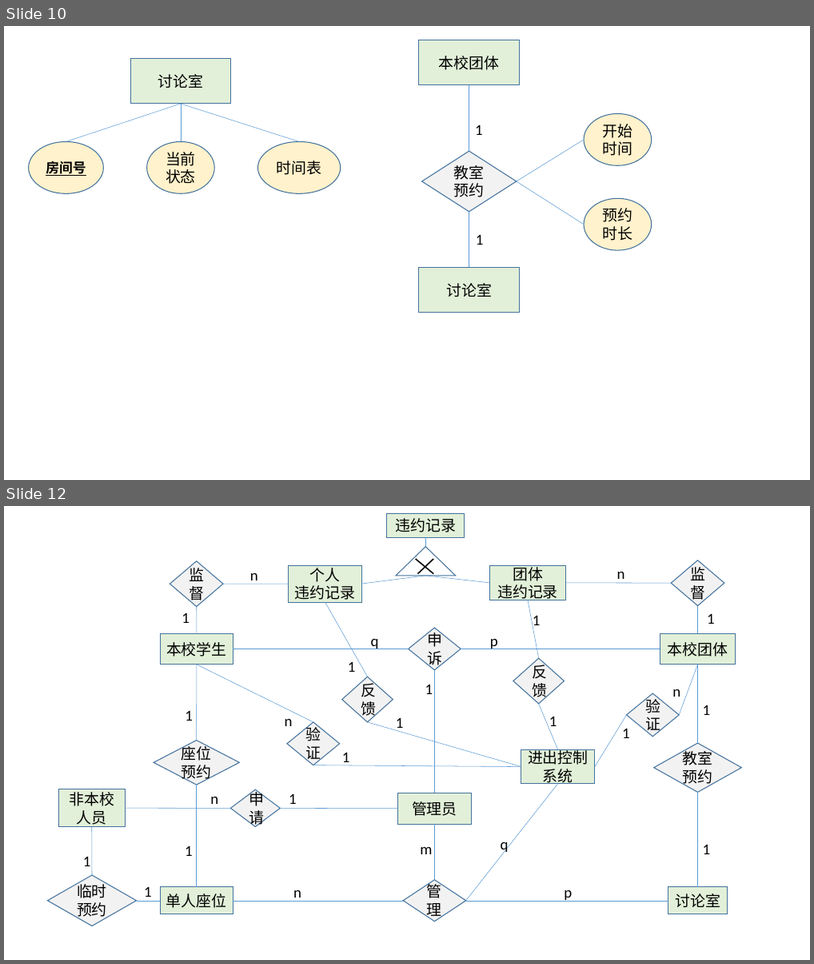
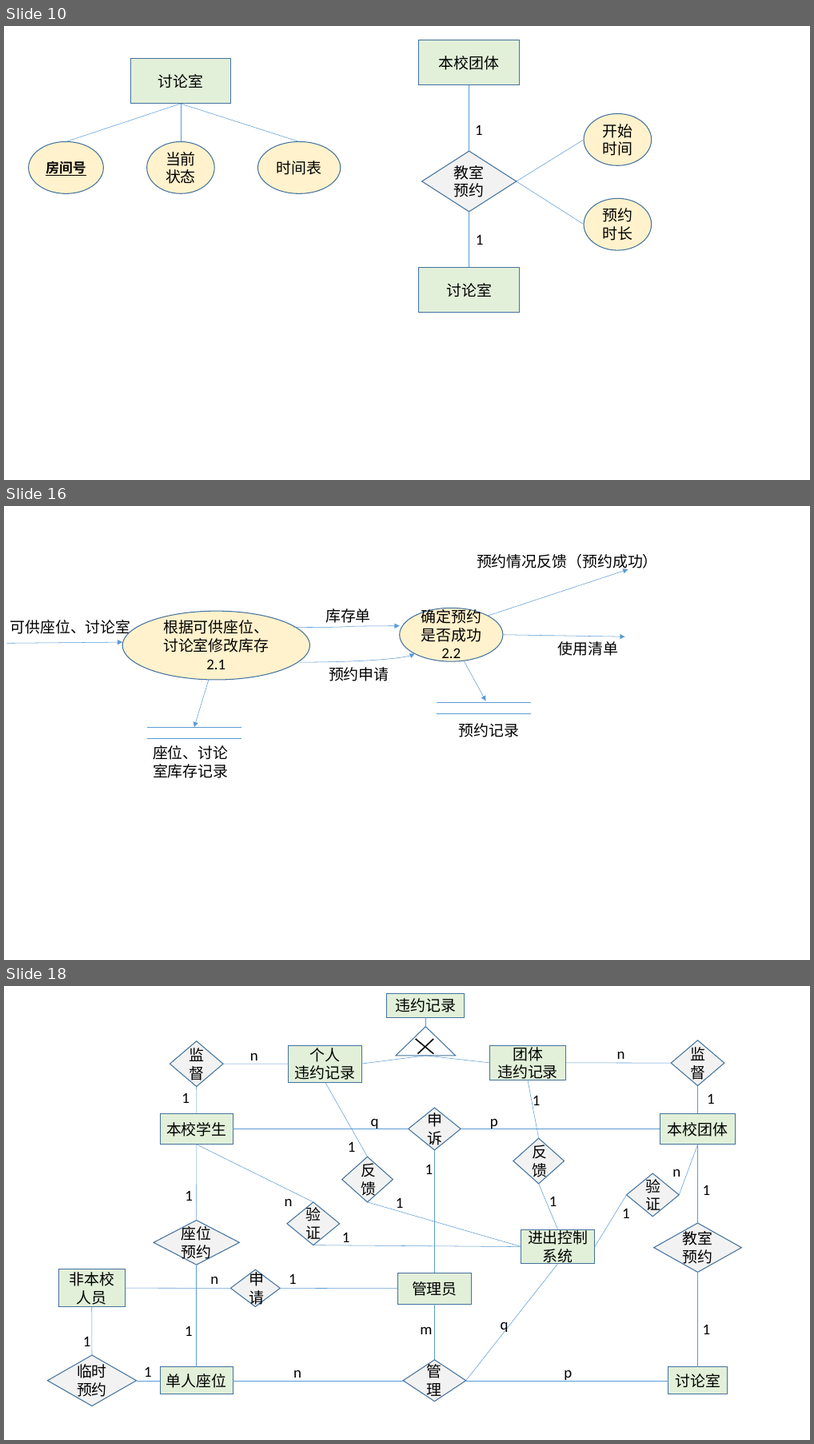
Before and after one commit to huangqiuyu/Database_BUAA, a slide deck: ours/E-R图初稿.pptx. Shown one above the other, each under a label of ours: slides 10 and 12 before the commit, slides 10, 16 and 18 after it; the slides between them are not shown. The pictures are 814x964 and 814x1444 pixels, drawn with LibreOffice and Linux fonts; fonts in the diff are those of the drawing. Boxes give left, top, right and bottom in pixels: in the first picture for what was removed or moved away, otherwise in the second. Text is boxed around its words. In the diff, an @@ line names an element or a change of style, - is before the commit and + after.

```diff
--- a/ours/E-R图初稿.pptx
+++ b/ours/E-R图初稿.pptx
@@ slide 16 added at bbox=[4, 506, 810, 960], background #FFFFFF @@
@@ text added at bbox=[477, 554, 658, 572], 18 pt, text #000000 @@
+预约情况反馈（预约成功）
@@ arrow added from (488, 616) to (628, 569), #5B9BD5 0.5 pt @@
@@ text added at bbox=[10, 620, 130, 637], 18 pt, text #000000 @@
+可供座位、讨论室
@@ ellipse added at bbox=[122, 611, 310, 680], fill #FFF2CC, outline #43739E 1 pt, 18 pt, text #000000 @@
+根据可供座位、讨论室修改库存
+2.1
@@ text added at bbox=[326, 608, 371, 626], 18 pt, text #000000 @@
+库存单
@@ ellipse added at bbox=[400, 608, 503, 661], fill #FFF2CC, outline #43739E 1 pt, 18 pt, text #000000 @@
+确定预约是否成功2.2
@@ arrow added from (6, 644) to (122, 642), #5B9BD5 0.5 pt @@
@@ curved arrow added from (294, 627) to (400, 626), #5B9BD5 0.5 pt @@
@@ arrow added from (503, 635) to (626, 636), #5B9BD5 0.5 pt @@
@@ text added at bbox=[558, 641, 619, 656], 18 pt, text #000000 @@
+使用清单
@@ curved arrow added from (300, 662) to (414, 654), #5B9BD5 0.5 pt @@
@@ text added at bbox=[329, 667, 390, 681], 18 pt, text #000000 @@
+预约申请
@@ arrow added from (464, 660) to (486, 700), #5B9BD5 0.5 pt @@
@@ arrow added from (209, 680) to (194, 727), #5B9BD5 0.5 pt @@
@@ line added from (437, 702) to (531, 702), #5B9BD5 0.5 pt @@
@@ line added from (437, 713) to (531, 713), #5B9BD5 0.5 pt @@
@@ line added from (146, 727) to (242, 727), #5B9BD5 0.5 pt @@
@@ line added from (146, 738) to (242, 738), #5B9BD5 0.5 pt @@
@@ text added at bbox=[153, 745, 228, 778], 18 pt, text #000000 @@
+座位、讨论室库存记录
@@ text added at bbox=[459, 723, 520, 737], 18 pt, text #000000 @@
+预约记录
@@ what was slide 12 is now slide 18 @@
```
Also in this commit, not shown: 3 slides changed, 6 other slides added, 1 other file.
